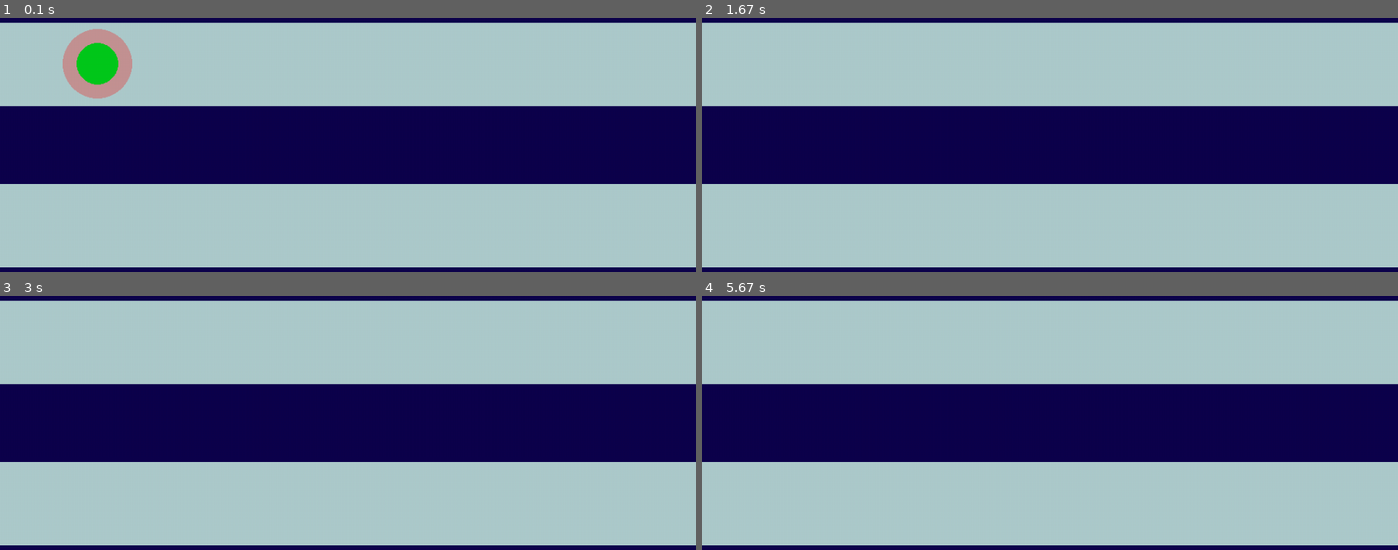
Above: before the commit, frames 1-4 (two rows, left to right).
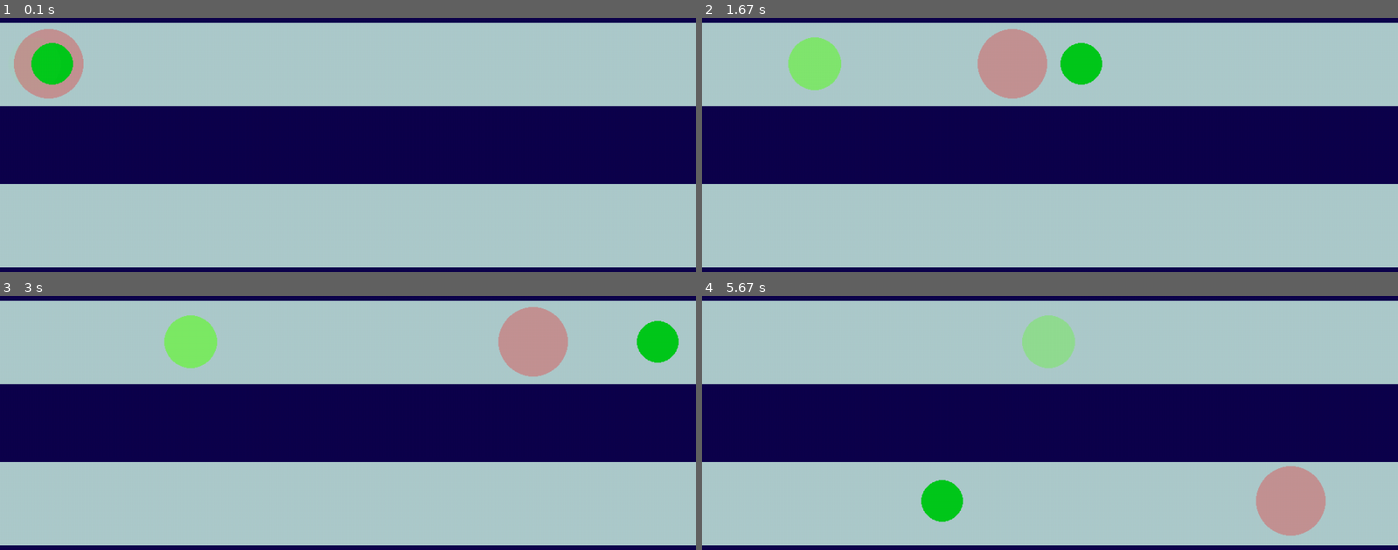
Above: after the commit, the same moments.

Repository: JeanRozanov880/my_pygame_tasks
Game: pygame game, started from task7.py
Same seed, same stepped clock (60 frames per second), same inputs: the game is played once before the commit and once after it.
Inputs (mouse positions are in pixels of both pictures, inside the frame that each line leads up to):
- Up to frame 1 (0.1 s): no input
- Up to frame 2 (1.67 s): press the mouse at (1050, 170) at 0.37 s; move the mouse to (966, 157) at 0.47 s; release the mouse at (882, 145) at 0.6 s; press the mouse at (1050, 170) at 0.7 s; move the mouse to (1105, 84) at 0.8 s; release the mouse at (outside the picture) at 0.93 s; press the mouse at (1050, 170) at 1.03 s; move the mouse to (1056, 86) at 1.13 s; release the mouse at (outside the picture) at 1.27 s; press the mouse at (1050, 170) at 1.37 s; move the mouse to (1056, 178) at 1.47 s; release the mouse at (1056, 185) at 1.6 s
- Up to frame 3 (3 s): press the mouse at (348, 448) at 1.7 s; move the mouse to (438, 466) at 1.8 s; release the mouse at (528, 483) at 1.93 s; press the mouse at (348, 448) at 2.03 s; move the mouse to (438, 415) at 2.13 s; release the mouse at (528, 384) at 2.27 s; press the mouse at (348, 448) at 2.37 s; move the mouse to (473, 417) at 2.47 s; release the mouse at (598, 387) at 2.6 s; press the mouse at (348, 448) at 2.7 s; move the mouse to (473, 473) at 2.8 s; release the mouse at (591, 501) at 2.93 s
- Up to frame 4 (5.67 s): press the mouse at (1050, 448) at 3.03 s; move the mouse to (1063, 425) at 3.13 s; release the mouse at (1077, 402) at 3.27 s; press the mouse at (1050, 448) at 3.37 s; move the mouse to (973, 397) at 3.47 s; release the mouse at (896, 346) at 3.6 s; press the mouse at (1050, 448) at 3.7 s; move the mouse to (1147, 456) at 3.8 s; release the mouse at (1237, 463) at 3.93 s; press the mouse at (1050, 448) at 4.03 s; move the mouse to (994, 364) at 4.13 s; release the mouse at (outside the picture) at 4.27 s; press the mouse at (1050, 448) at 4.37 s; move the mouse to (1175, 430) at 4.47 s; release the mouse at (1293, 415) at 4.6 s; press the mouse at (1050, 448) at 4.7 s; move the mouse to (987, 384) at 4.8 s; release the mouse at (917, 321) at 4.93 s; press the mouse at (1050, 448) at 5.03 s; move the mouse to (1029, 369) at 5.13 s; release the mouse at (outside the picture) at 5.27 s; press the mouse at (1050, 448) at 5.37 s; move the mouse to (1077, 400) at 5.47 s; release the mouse at (1098, 354) at 5.6 s

The runs differ from the first frame. In frame 1, 3.7% of the frame differs, in the area x 2-19%, y 4-32%; in frame 2, 4.2%, in the area x 12-58%, y 4-32%; in frame 3, 4.2%; in frame 4, 4.2%.

Commit message:
Update task7.py

Diff:
--- a/task7.py
+++ b/task7.py
@@ -1,5 +1,5 @@
 import pygame as pg
-import random
+import random as rnd
 
 FPS = 60
 WIN_WIDTH, WIN_HEIGHT = 1000, 600
@@ -7,52 +7,52 @@
 DAY_BLUE = (173, 203, 204)
 RED = (255, 0, 0)
 GREEN = (0, 201, 27)
+RAND_COLOR = (rnd.randint(0, 255), rnd.randint(0, 255), rnd.randint(0, 255))
 
 
 class Ball:
 
-    BALL_WIDTH, BALL_HEIGHT = WIN_HEIGHT * 1 / 4, WIN_HEIGHT * 1 / 1.6
-    SPEED1, SPEED2 = 4, 5
-    R1, R2 = 50, 30
-    DIR1, DIR2 = 1, 1
+    def __init__(self):
+        self.BALL_WIDTH, self.BALL_HEIGHT = WIN_HEIGHT * 1 / 4, WIN_HEIGHT * 1 / 1.6
+        self.R1, self.R2, self.R3 = 50, 30, rnd.randint(25, 55)
+        self.SPEED1, self.SPEED2, self.SPEED3 = 4, 5, rnd.randint(1, 6)
+        self.DIR1, self.DIR2, self.DIR3 = 1, 1, 1
 
-    def __init__(self):
-        self.surf = pg.Surface((Ball.BALL_WIDTH, Ball.BALL_HEIGHT), pg.SRCALPHA)
-        self.rect = self.surf.get_rect(centerx=WIN_WIDTH / 20)
-        self.surf.fill((0, 0, 0, 0))
+        self.surf1 = pg.Surface((self.BALL_WIDTH, self.BALL_HEIGHT), pg.SRCALPHA)
+        self.surf2 = pg.Surface((self.BALL_WIDTH, self.BALL_HEIGHT), pg.SRCALPHA)
+        self.surf3 = pg.Surface((self.BALL_WIDTH, self.BALL_HEIGHT), pg.SRCALPHA)
+
+        self.rect1 = self.surf1.get_rect(centerx=WIN_WIDTH / 20)
+        self.rect2 = self.surf2.get_rect(centerx=WIN_WIDTH / 20)
+        self.rect3 = self.surf2.get_rect(centerx=WIN_WIDTH / 20)
+
+        self.surf1.fill((0, 0, 0, 0))
+        self.surf2.fill((0, 0, 0, 0))
+        self.surf3.fill((0, 0, 0, 0))
+
         # первый шар:
-        pg.draw.circle(self.surf, (*RED, 70), (Ball.BALL_WIDTH / 2, Ball.BALL_HEIGHT / 2), Ball.R1)
-        # vtoroi shar:
-        pg.draw.circle(self.surf, (*GREEN, 255), (Ball.BALL_WIDTH / 2, Ball.BALL_HEIGHT / 2), Ball.R2)
+        pg.draw.circle(self.surf1, (*RED, 70), (self.BALL_WIDTH / 2, self.BALL_HEIGHT / 2), self.R1)
+        # второй шар:
+        pg.draw.circle(self.surf2, (*GREEN, 255), (self.BALL_WIDTH / 2, self.BALL_HEIGHT / 2), self.R2)
+        # рандомный шар:
+        pg.draw.circle(self.surf3, (*RAND_COLOR, rnd.randint(0, 255)), (self.BALL_WIDTH / 2, self.BALL_HEIGHT / 2), self.R3)
+
 
     # движение первого шара:
-    def move_right1(self):
-        if self.rect.right >= WIN_WIDTH + Ball.R1:
-            self.DIR1 = -1
-            self.rect.bottom = Ball.BALL_HEIGHT * 1.61
-        self.rect.right += Ball.SPEED1 * Ball.DIR1
-
-    def move_left1(self):
-        if self.rect.left <= 0 - Ball.R1:
-            self.DIR1 = 1
-            self.rect.top = 0
-        self.rect.right += Ball.SPEED1 * Ball.DIR1
+    def move1(self):
+        self.rect1.right += self.SPEED1 * self.DIR1
 
     # движение второго шара:
-    def move_right2(self):
-        if self.rect.right >= WIN_WIDTH + Ball.R2:
-            self.DIR2 = -1
-            self.rect.bottom = Ball.BALL_HEIGHT * 1.61
-        self.rect.right += Ball.SPEED2 * Ball.DIR2
+    def move2(self):
+        self.rect2.right += self.SPEED2 * self.DIR2
 
-    def move_left2(self):
-        if self.rect.left <= 0 - Ball.R2:
-            self.DIR2 = 1
-            self.rect.top = 0
-        self.rect.right += Ball.SPEED2 * Ball.DIR2
+    def move3(self):
+        self.rect3.right += self.SPEED3 * self.DIR3
 
     def draw(self, screen):
-        screen.blit(self.surf, self.rect)
+        screen.blit(self.surf1, self.rect1)
+        screen.blit(self.surf2, self.rect2)
+        screen.blit(self.surf3, self.rect3)
 
 
 pg.init()
@@ -71,6 +71,7 @@
 ball.draw(screen)
 pg.display.update()
 
+
 flag_play = True
 while flag_play:
     clock.tick(FPS)
@@ -83,12 +84,40 @@
     if not flag_play:
         break
 
-    ball.move_right1()
-    ball.move_left1()
-    ball.move_right2()
-    ball.move_left2()
+    # обработка движения первого шара:
+    if ball.rect1.right >= WIN_WIDTH + ball.R1 * 4:
+        ball.DIR1 = -1
+        ball.rect1.bottom = ball.BALL_HEIGHT * 1.61
+
+    elif ball.rect1.left <= 0 - ball.R1:
+        ball.DIR1 = 1
+        ball.rect1.top = 0
+    ball.move1()
+
+    # обработка движения второго шара:
+    if ball.rect2.right >= WIN_WIDTH + ball.R2 * 4:
+        ball.DIR2 = -1
+        ball.rect2.bottom = ball.BALL_HEIGHT * 1.61
+
+    elif ball.rect2.left <= 0 - ball.R2:
+        ball.DIR2 = 1
+        ball.rect2.top = 0
+    ball.move2()
+
+    # обработка движения рандомного шара:
+    pressed = pg.mouse.get_pressed()
+    if pressed[0]:
+        pg.draw.circle(ball.surf3, (*RAND_COLOR, rnd.randint(0, 255)), (ball.BALL_WIDTH / 2, ball.BALL_HEIGHT / 2),
+                       ball.R3)
+        if ball.rect3.right >= WIN_WIDTH + ball.R3 * 4:
+            ball.DIR3 = -1
+            ball.rect3.bottom = ball.BALL_HEIGHT * 1.61
+
+        elif ball.rect3.left <= 0 - ball.R3:
+            ball.DIR3 = 1
+            ball.rect3.top = 0
+        ball.move3()
 
     screen.blit(background_sf, (0, 0))
     ball.draw(screen)
     pg.display.update()
-  # НАДО СДЕЛАТЬ ДВА RECT-а И ВОЗМОЖНО ДВА SURFACE
